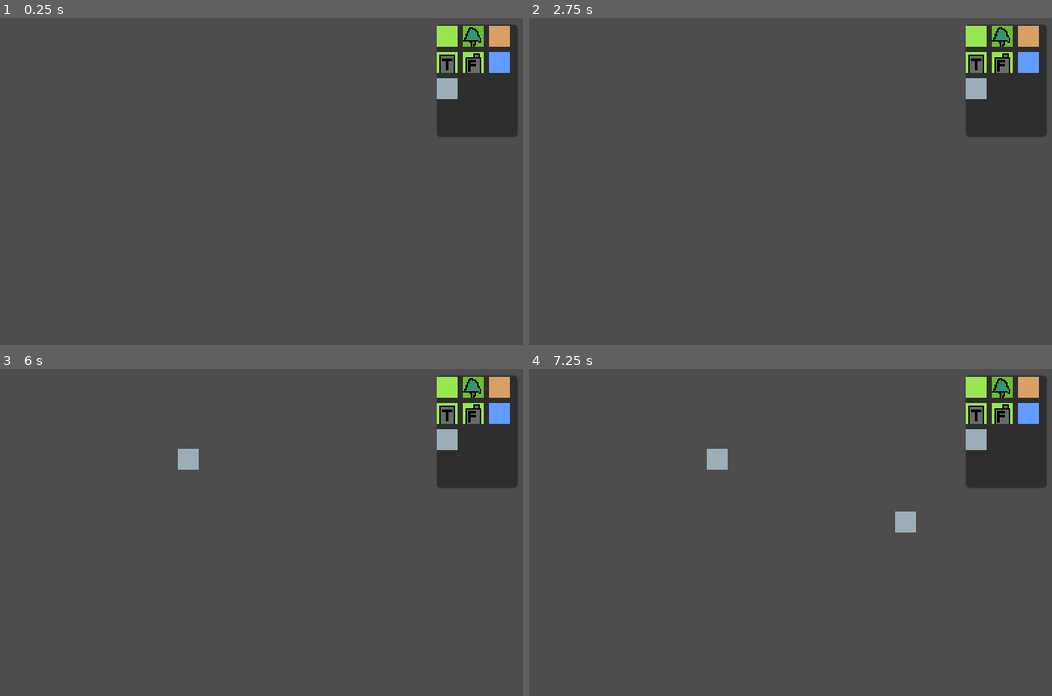
Above: before the commit, frames 1-4 (two rows, left to right).
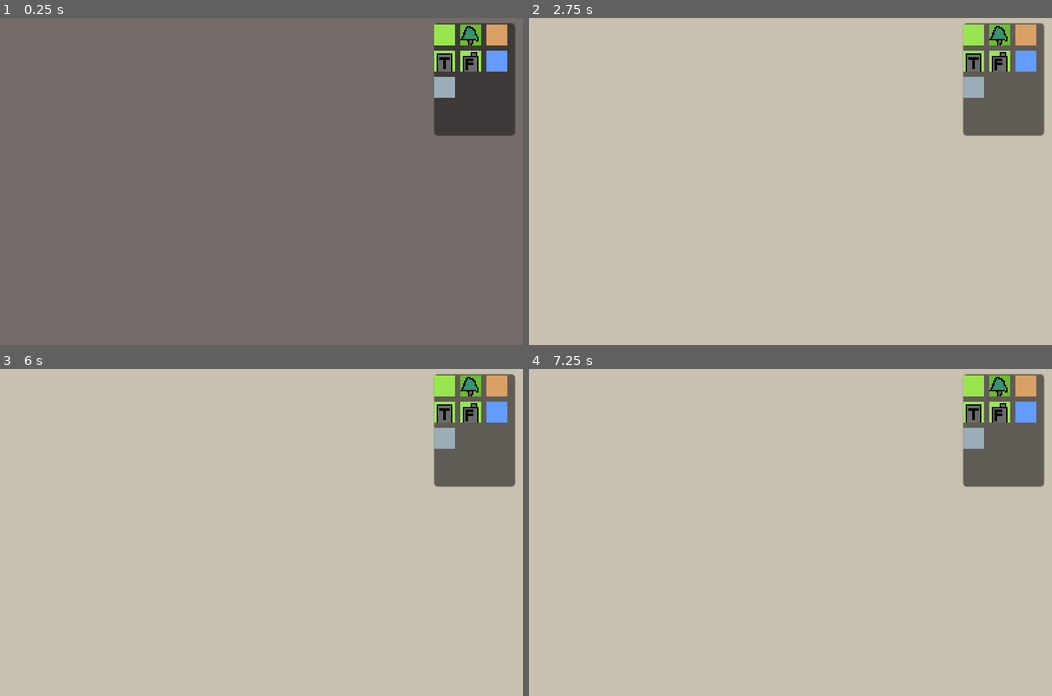
Above: after the commit, the same moments.

Repository: codingvessel/MapEditorAdvanceWarsStyle
Game: Godot game, scene res://main.tscn
The game is run twice, just before and just after one commit, with the same random seed, the same clock (stepped at 60 frames per second) and the same inputs.
Inputs (mouse positions are in pixels of both pictures, inside the frame that each line leads up to):
- Up to frame 1 (0.25 s): no input
- Up to frame 2 (2.75 s): tap Enter at 0.5, 2 s; move the mouse to (978, 37) at 0.52 s; press the mouse at (978, 37) at 0.53 s; tap S (camera_down, bound only after the commit) at 0.8, 1.35 s; tap Space at 1.25 s; move the mouse to (999, 37) at 1.27 s; release the mouse at (999, 37) at 1.28 s; click (999, 37) at 1.42 s; tap A (camera_left, bound only after the commit) at 1.55 s; move the mouse to (1031, 37) at 2.02 s; hold A (camera_left, bound only after the commit) from 2.03 s (still down); click (1031, 37) at 2.17 s; tap D (camera_right, bound only after the commit) at 2.3 s
- Up to frame 3 (6 s): move the mouse to (449, 414) at 2.77 s; release A (camera_left, bound only after the commit) at 2.78 s; tap D (camera_right, bound only after the commit) at 2.85 s; click (449, 414) at 2.92 s; tap W (camera_up, bound only after the commit) at 3.05 s; tap Space at 3.5, 5 s; move the mouse to (470, 414) at 3.52 s; hold W (camera_up, bound only after the commit) 3.53-4.28 s; click (470, 414) at 3.67 s; tap Middle mouse button (middle_click, bound only after the com… at 3.8, 4.35 s; tap Enter at 4.25 s; move the mouse to (502, 414) at 4.27 s; click (502, 414) at 4.55 s; move the mouse to (449, 440) at 5.02 s; press the mouse at (449, 440) at 5.03 s; tap S (camera_down, bound only after the commit) at 5.3 s; move the mouse to (183, 450) at 5.77 s; release the mouse at (183, 450) at 5.78 s; right-click (183, 450) at 5.85 s; click (183, 450) at 5.92 s
- Up to frame 4 (7.25 s): tap A (camera_left, bound only after the commit) at 6.05 s; move the mouse to (905, 516) at 6.52 s; hold S (camera_down, bound only after the commit) from 6.53 s (still down); click (905, 516) at 6.67 s; tap D (camera_right, bound only after the commit) at 6.8 s

The runs differ from the first frame. In frame 1, 96% of the frame differs, in the area x 0-100%, y 0-100%; in frame 2, 99%; in frame 3, 99%; in frame 4, 99%.

Commit message:
Camera movement and constraints, little bit of reorganizing

Diff:
--- /dev/null
+++ b/Camera2D.gd
@@ -0,0 +1,31 @@
+extends Camera2D
+
+@export
+var speed = 10
+
+var is_panning
+
+
+func _process(delta):
+	if Input.is_action_pressed("camera_right"):
+		global_position.x += speed
+	if Input.is_action_pressed("camera_left"):
+		global_position.x -= speed
+	if Input.is_action_pressed("camera_up"):
+		global_position.y -= speed
+	if Input.is_action_pressed("camera_down"):
+		global_position.y += speed
+
+	is_panning = Input.is_action_pressed("middle_click")
+
+func _input(event):
+	if event is InputEventMouseButton:
+		if event.is_pressed():
+			if event.button_index == MOUSE_BUTTON_WHEEL_DOWN:
+				zoom -= Vector2(0.1,0.1)
+			if event.button_index == MOUSE_BUTTON_WHEEL_UP:
+				zoom += Vector2(0.1,0.1)
+			zoom = clamp(zoom, Vector2(0.4, 0.4), Vector2(1.2,1.2))
+	if event is InputEventMouseMotion:
+		if is_panning:
+			global_position -= event.relative
--- a/EditorObject.gd
+++ b/EditorObject.gd
@@ -12,6 +12,11 @@
 
 func _process(delta):
 	global_position = get_global_mouse_position()
+#	if global_position.x > 50 * 16 or global_position.x < -(50 * 16) :
+#		return
+#	if global_position.y > 50 * 16 or global_position.y < -(50 * 16):
+#		return
+#
 	if Global.can_place:
 		if Input.is_action_pressed("left_click"):
 			place_tile()
@@ -23,7 +28,14 @@
 
 func place_tile():
 	var mousepos = tile_map.local_to_map(get_global_mouse_position())
+	print(mousepos)
+	if mousepos.x < 0 or mousepos.x > 30 or mousepos.y < 0 or mousepos.y > 30:
+		return
 	tile_map.set_cell(0, Vector2i(mousepos.x, mousepos.y),0, Global.current_tile_coordinates)
+	var tile_data = tile_map.get_cell_tile_data(0, Vector2i(mousepos.x, mousepos.y))
+#	print("TileType : "  +  str(tile_data.get_custom_data("TileType")))
+#	print("Cover rating: " + str(tile_data.get_custom_data("Cover")))
+
 
 func remove_tile():
 	var mousepos = tile_map.local_to_map(get_global_mouse_position())
--- a/main.tscn
+++ b/main.tscn
@@ -1,5 +1,6 @@
-[gd_scene load_steps=14 format=3 uid="uid://dfwvhucf26qyw"]
+[gd_scene load_steps=16 format=3 uid="uid://dfwvhucf26qyw"]
 
+[ext_resource type="Script" path="res://Camera2D.gd" id="1_0c5tf"]
 [ext_resource type="Texture2D" uid="uid://dv5eliof626hf" path="res://Assets/PH_Spritesheet.png" id="1_7yrix"]
 [ext_resource type="Texture2D" uid="uid://djtb00ur8lgfx" path="res://Assets/PH_FACTORY.png" id="1_38b5r"]
 [ext_resource type="Script" path="res://EditorObject.gd" id="1_bqh2l"]
@@ -11,33 +12,34 @@
 [ext_resource type="Texture2D" uid="uid://ces6l2xjx5yia" path="res://Assets/PH_WATER.png" id="5_d1gaq"]
 [ext_resource type="Texture2D" uid="uid://x6q4xoyxoyp0" path="res://Assets/PH_GRASS.png" id="6_5m2tc"]
 [ext_resource type="Texture2D" uid="uid://yr6prkef2bpr" path="res://Assets/PH_STREET.png" id="7_fj5yt"]
+[ext_resource type="Texture2D" uid="uid://ds7ichsbpfo5a" path="res://Assets/square.png" id="13_3q6eb"]
 
 [sub_resource type="TileSetAtlasSource" id="TileSetAtlasSource_nr5ic"]
 texture = ExtResource("1_7yrix")
 0:0/0 = 0
-0:0/0/custom_data_0 = 100
+0:0/0/custom_data_0 = "GRASS"
 0:0/0/custom_data_1 = 1
 1:0/0 = 0
-1:0/0/custom_data_0 = 100
+1:0/0/custom_data_0 = "FOREST"
 1:0/0/custom_data_1 = 3
 2:0/0 = 0
-2:0/0/custom_data_0 = 100
+2:0/0/custom_data_0 = "HILLS"
 2:0/0/custom_data_1 = 4
 3:0/0 = 0
-3:0/0/custom_data_0 = 100
+3:0/0/custom_data_0 = "TOWN"
 3:0/0/custom_data_1 = 4
 4:0/0 = 0
-4:0/0/custom_data_0 = 100
+4:0/0/custom_data_0 = "FACTORY"
 4:0/0/custom_data_1 = 4
 5:0/0 = 0
-5:0/0/custom_data_0 = 100
+5:0/0/custom_data_0 = "WATER"
 5:0/0/custom_data_1 = 1
 6:0/0 = 0
-6:0/0/custom_data_0 = 100
+6:0/0/custom_data_0 = "STREET"
 
 [sub_resource type="TileSet" id="TileSet_db1bt"]
-custom_data_layer_0/name = "MovementCost"
-custom_data_layer_0/type = 2
+custom_data_layer_0/name = "TileType"
+custom_data_layer_0/type = 4
 custom_data_layer_1/name = "Cover"
 custom_data_layer_1/type = 2
 sources/0 = SubResource("TileSetAtlasSource_nr5ic")
@@ -45,7 +47,13 @@
 [node name="Main" type="Node2D"]
 
 [node name="EditorObject" type="Node2D" parent="."]
+position = Vector2(200, 125)
 script = ExtResource("1_bqh2l")
+
+[node name="Camera2D" type="Camera2D" parent="."]
+offset = Vector2(200, 125)
+current = true
+script = ExtResource("1_0c5tf")
 
 [node name="Level" type="Node2D" parent="."]
 
@@ -53,16 +61,19 @@
 tile_set = SubResource("TileSet_db1bt")
 format = 2
 
-[node name="Camera2D" type="Camera2D" parent="."]
-current = true
+[node name="CanvasLayer" type="CanvasLayer" parent="."]
 
-[node name="Panel" type="Panel" parent="."]
-offset_left = 134.0
-offset_top = -120.0
-offset_right = 196.0
-offset_bottom = -34.0
+[node name="Panel" type="Panel" parent="CanvasLayer"]
+anchors_preset = 1
+anchor_left = 1.0
+anchor_right = 1.0
+offset_left = -68.0
+offset_top = 4.0
+offset_right = -6.0
+offset_bottom = 90.0
+grow_horizontal = 0
 
-[node name="GridContainer" type="GridContainer" parent="Panel"]
+[node name="GridContainer" type="GridContainer" parent="CanvasLayer/Panel"]
 layout_mode = 0
 offset_top = 1.0
 offset_right = 91.0
@@ -70,14 +81,14 @@
 columns = 3
 script = ExtResource("3_kes3n")
 
-[node name="ItemTexture" type="TextureRect" parent="Panel/GridContainer"]
+[node name="ItemTexture" type="TextureRect" parent="CanvasLayer/Panel/GridContainer"]
 layout_mode = 2
 offset_right = 16.0
 offset_bottom = 16.0
 texture = ExtResource("6_5m2tc")
 script = ExtResource("3_alvk2")
 
-[node name="ItemTexture2" type="TextureRect" parent="Panel/GridContainer"]
+[node name="ItemTexture2" type="TextureRect" parent="CanvasLayer/Panel/GridContainer"]
 layout_mode = 2
 offset_left = 20.0
 offset_right = 36.0
@@ -86,7 +97,7 @@
 script = ExtResource("3_alvk2")
 tile_atlas_coordinates = Vector2i(1, 0)
 
-[node name="ItemTexture3" type="TextureRect" parent="Panel/GridContainer"]
+[node name="ItemTexture3" type="TextureRect" parent="CanvasLayer/Panel/GridContainer"]
 layout_mode = 2
 offset_left = 40.0
 offset_right = 56.0
@@ -95,7 +106,7 @@
 script = ExtResource("3_alvk2")
 tile_atlas_coordinates = Vector2i(2, 0)
 
-[node name="ItemTexture5" type="TextureRect" parent="Panel/GridContainer"]
+[node name="ItemTexture5" type="TextureRect" parent="CanvasLayer/Panel/GridContainer"]
 layout_mode = 2
 offset_top = 20.0
 offset_right = 16.0
@@ -104,7 +115,7 @@
 script = ExtResource("3_alvk2")
 tile_atlas_coordinates = Vector2i(3, 0)
 
-[node name="ItemTexture6" type="TextureRect" parent="Panel/GridContainer"]
+[node name="ItemTexture6" type="TextureRect" parent="CanvasLayer/Panel/GridContainer"]
 layout_mode = 2
 offset_left = 20.0
 offset_top = 20.0
@@ -114,7 +125,7 @@
 script = ExtResource("3_alvk2")
 tile_atlas_coordinates = Vector2i(4, 0)
 
-[node name="ItemTexture7" type="TextureRect" parent="Panel/GridContainer"]
+[node name="ItemTexture7" type="TextureRect" parent="CanvasLayer/Panel/GridContainer"]
 layout_mode = 2
 offset_left = 40.0
 offset_top = 20.0
@@ -124,7 +135,7 @@
 script = ExtResource("3_alvk2")
 tile_atlas_coordinates = Vector2i(5, 0)
 
-[node name="ItemTexture4" type="TextureRect" parent="Panel/GridContainer"]
+[node name="ItemTexture4" type="TextureRect" parent="CanvasLayer/Panel/GridContainer"]
 layout_mode = 2
 offset_top = 40.0
 offset_right = 16.0
@@ -133,5 +144,12 @@
 script = ExtResource("3_alvk2")
 tile_atlas_coordinates = Vector2i(6, 0)
 
-[connection signal="mouse_entered" from="Panel/GridContainer" to="Panel/GridContainer" method="_on_mouse_entered"]
-[connection signal="mouse_exited" from="Panel/GridContainer" to="Panel/GridContainer" method="_on_mouse_exited"]
+[node name="Sprite2D" type="Sprite2D" parent="."]
+modulate = Color(0.258824, 0.231373, 0.25098, 0.635294)
+scale = Vector2(31, 31)
+z_index = -1
+texture = ExtResource("13_3q6eb")
+centered = false
+
+[connection signal="mouse_entered" from="CanvasLayer/Panel/GridContainer" to="CanvasLayer/Panel/GridContainer" method="_on_mouse_entered"]
+[connection signal="mouse_exited" from="CanvasLayer/Panel/GridContainer" to="CanvasLayer/Panel/GridContainer" method="_on_mouse_exited"]
--- a/project.godot
+++ b/project.godot
@@ -40,7 +40,37 @@
 "events": [Object(InputEventMouseButton,"resource_local_to_scene":false,"resource_name":"","device":-1,"window_id":0,"a …(236 unchanged characters)…
 ]
 }
+camera_left={
+"deadzone": 0.5,
+"events": [Object(InputEventKey,"resource_local_to_scene":false,"resource_name":"","device":0,"window_id":0,"alt_pressed":false,"shift_pressed":false,"ctrl_pressed":false,"meta_pressed":false,"pressed":false,"keycode":0,"physical_keycode":65,"unicode":0,"echo":false,"script":null)
+, Object(InputEventKey,"resource_local_to_scene":false,"resource_name":"","device":0,"window_id":0,"alt_pressed":false,"shift_pressed":false,"ctrl_pressed":false,"meta_pressed":false,"pressed":false,"keycode":0,"physical_keycode":4194319,"unicode":0,"echo":false,"script":null)
+]
+}
+camera_right={
+"deadzone": 0.5,
+"events": [Object(InputEventKey,"resource_local_to_scene":false,"resource_name":"","device":0,"window_id":0,"alt_pressed":false,"shift_pressed":false,"ctrl_pressed":false,"meta_pressed":false,"pressed":false,"keycode":0,"physical_keycode":68,"unicode":0,"echo":false,"script":null)
+, Object(InputEventKey,"resource_local_to_scene":false,"resource_name":"","device":0,"window_id":0,"alt_pressed":false,"shift_pressed":false,"ctrl_pressed":false,"meta_pressed":false,"pressed":false,"keycode":0,"physical_keycode":4194321,"unicode":0,"echo":false,"script":null)
+]
+}
+camera_up={
+"deadzone": 0.5,
+"events": [Object(InputEventKey,"resource_local_to_scene":false,"resource_name":"","device":0,"window_id":0,"alt_pressed":false,"shift_pressed":false,"ctrl_pressed":false,"meta_pressed":false,"pressed":false,"keycode":0,"physical_keycode":87,"unicode":0,"echo":false,"script":null)
+, Object(InputEventKey,"resource_local_to_scene":false,"resource_name":"","device":0,"window_id":0,"alt_pressed":false,"shift_pressed":false,"ctrl_pressed":false,"meta_pressed":false,"pressed":false,"keycode":0,"physical_keycode":4194320,"unicode":0,"echo":false,"script":null)
+]
+}
+camera_down={
+"deadzone": 0.5,
+"events": [Object(InputEventKey,"resource_local_to_scene":false,"resource_name":"","device":0,"window_id":0,"alt_pressed":false,"shift_pressed":false,"ctrl_pressed":false,"meta_pressed":false,"pressed":false,"keycode":0,"physical_keycode":83,"unicode":0,"echo":false,"script":null)
+, null, Object(InputEventKey,"resource_local_to_scene":false,"resource_name":"","device":0,"window_id":0,"alt_pressed":false,"shift_pressed":false,"ctrl_pressed":false,"meta_pressed":false,"pressed":false,"keycode":0,"physical_keycode":4194322,"unicode":0,"echo":false,"script":null)
+]
+}
+middle_click={
+"deadzone": 0.5,
+"events": [Object(InputEventMouseButton,"resource_local_to_scene":false,"resource_name":"","device":-1,"window_id":0,"alt_pressed":false,"shift_pressed":false,"ctrl_pressed":false,"meta_pressed":false,"button_mask":0,"position":Vector2(0, 0),"global_position":Vector2(0, 0),"factor":1.0,"button_index":3,"pressed":false,"double_click":false,"script":null)
+]
+}
 
 [rendering]
 
+environment/defaults/default_clear_color=Color(0.788235, 0.756863, 0.686275, 1)
 textures/canvas_textures/default_texture_filter=0
Binary file added: Assets/square.png
Not shown, added: Assets/square.png.import
